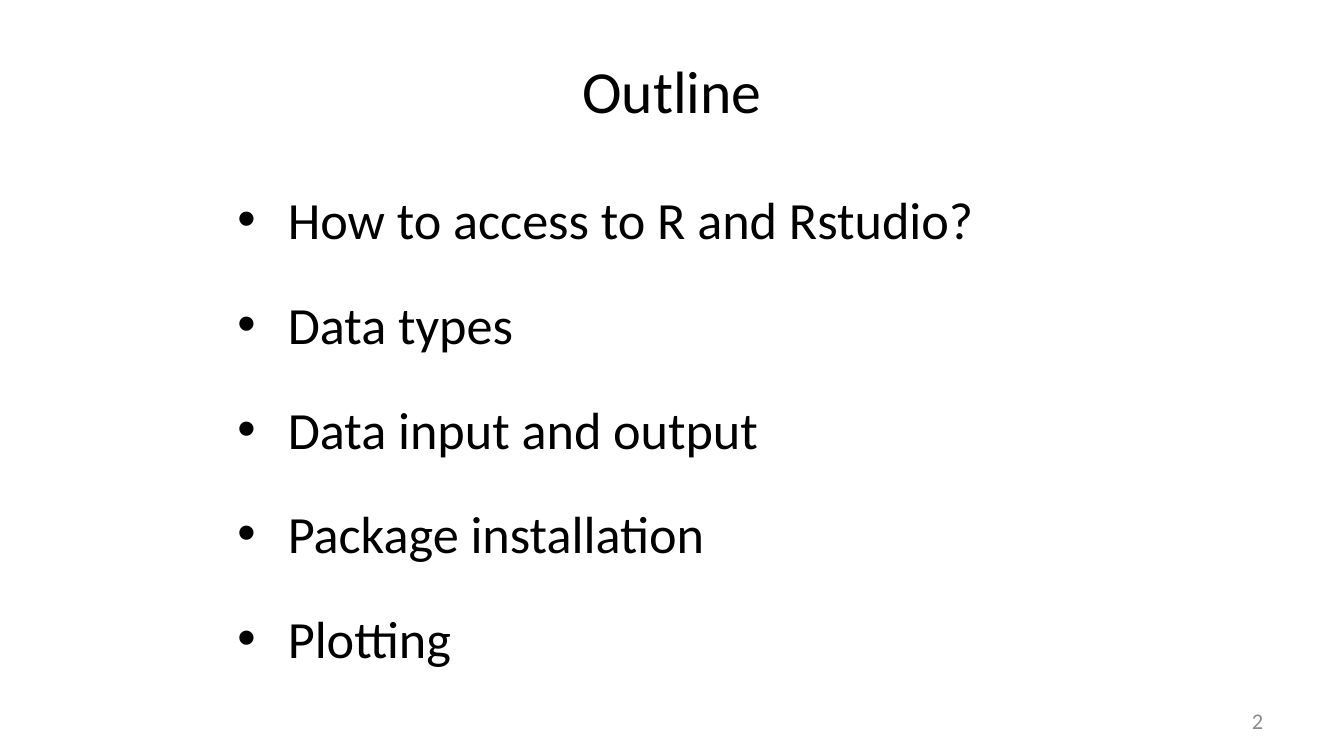
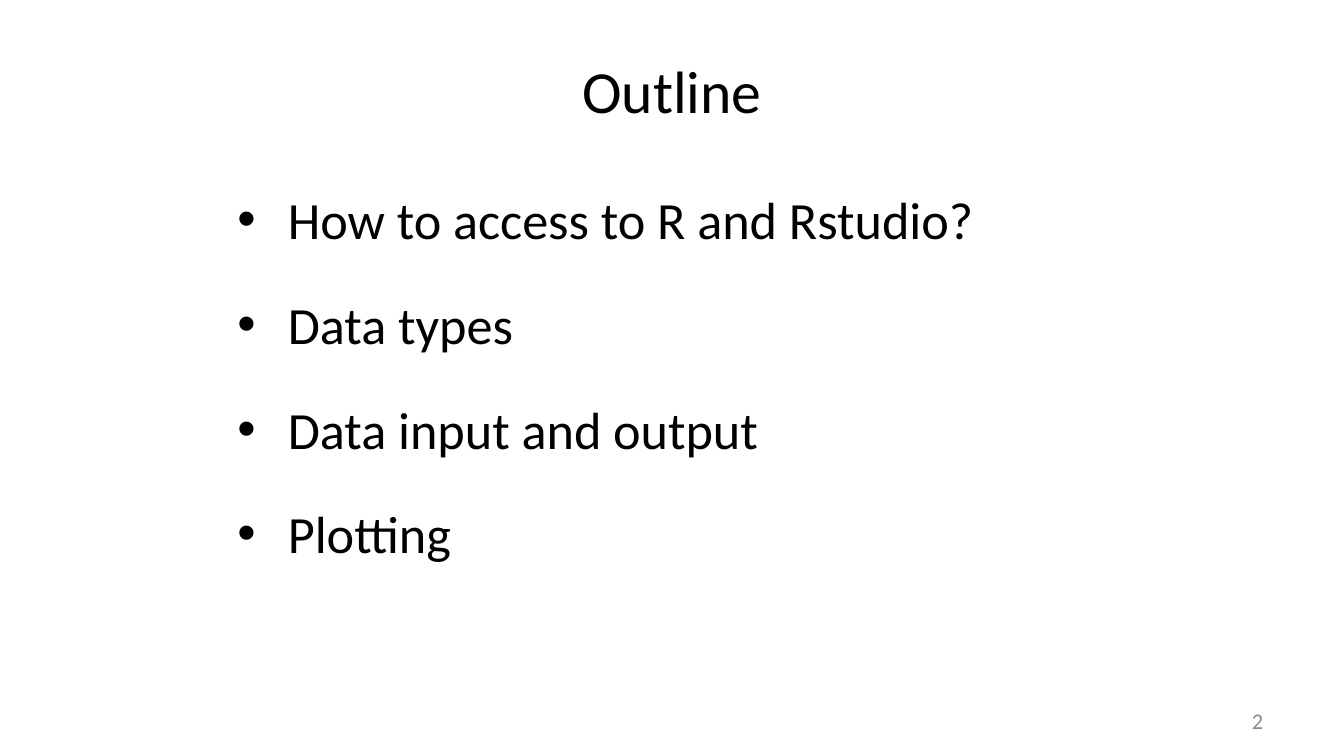
Before and after one commit to liu3zhenlab/teaching, a slide deck: slide 2 of PLPTH813Bioinformatis/2025/2_lab/lab07_R.pptx. Drawn at 1344x756 pixels with LibreOffice and Linux fonts; fonts in the diff are those of the drawing. Boxes give left, top, right and bottom in pixels: in the first picture for what was removed or moved away, otherwise in the second. Text is boxed around its words. In the diff, an @@ line names an element or a change of style, - is before the commit and + after.

```diff
--- a/PLPTH813Bioinformatis/2025/2_lab/lab07_R.pptx
+++ b/PLPTH813Bioinformatis/2025/2_lab/lab07_R.pptx
@@ text at box(288, 516, 705, 562): paragraph removed @@
-• Package installation
```
Also in this commit, not shown: 4 other slides changed, 4 other files.
